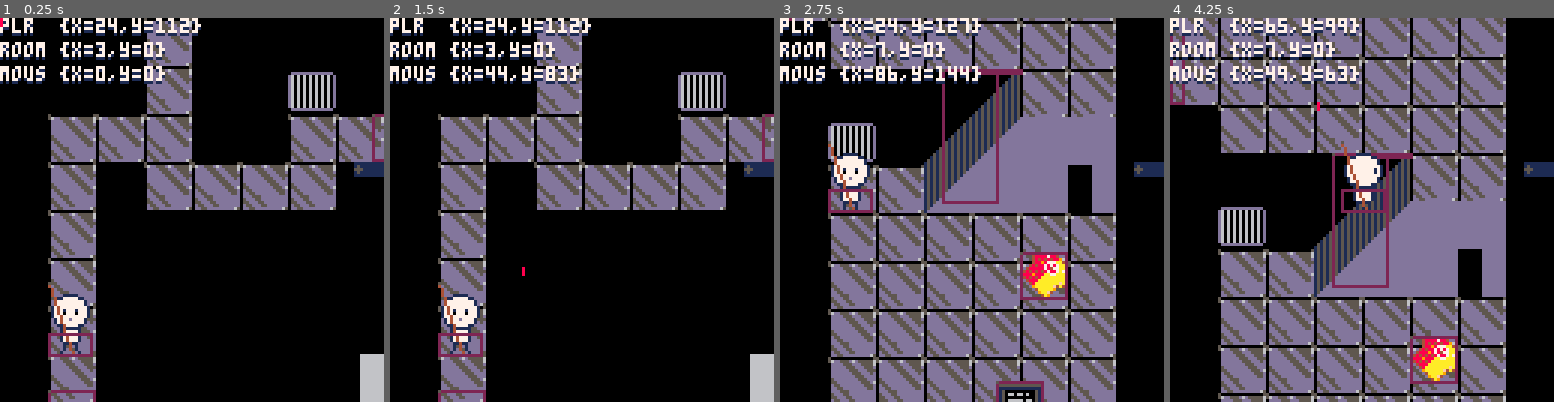
Above: before the commit, frames 1-4 (left to right).
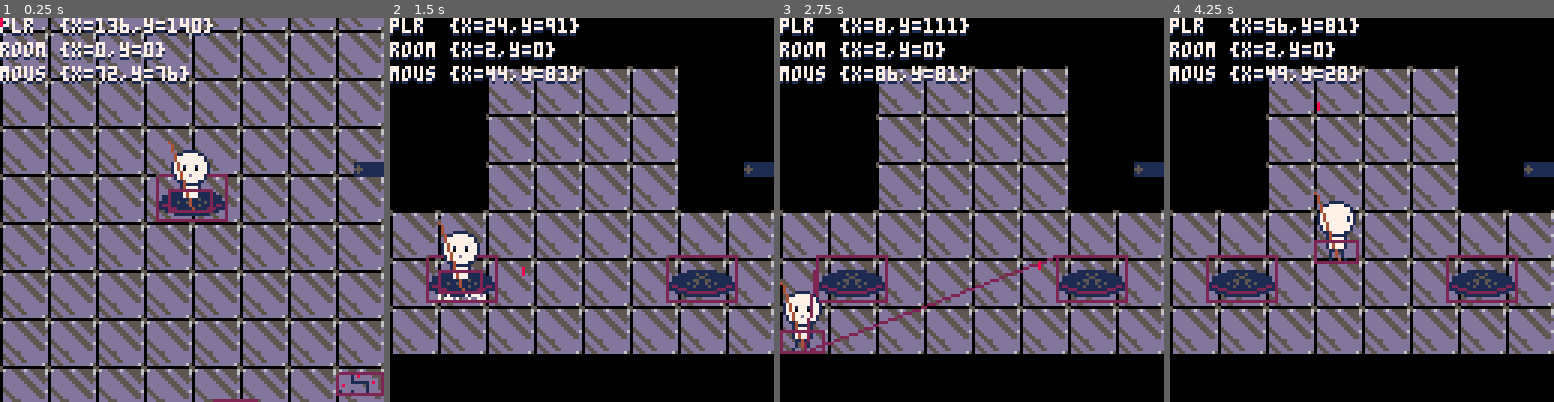
Above: after the commit, the same moments.

Repository: GiovanH/Pico8_Dev
Game: PICO-8 cartridge walkabout.p8
The game is run twice, just before and just after one commit, with the same random seed, the same clock (stepped at 60 frames per second) and the same inputs.
Inputs (mouse positions are in pixels of both pictures, inside the frame that each line leads up to):
- Up to frame 1 (0.25 s): no input
- Up to frame 2 (1.5 s): tap O (Z key) at 0.33, 0.7, 1.43 s; click (459, 121) at 0.67 s; tap X (X key) at 1.07 s; click (520, 267) at 1.22 s
- Up to frame 3 (2.75 s): click (975, 114) at 1.77 s; hold Left 1.97-2.37 s; tap X (X key) at 2.07, 2.4, 2.73 s; tap O (Z key) at 2.22 s; click (1037, 259) at 2.32 s; hold Down from 2.42 s (still down)
- Up to frame 4 (4.25 s): release Down at 2.82 s; click (1492, 106) at 2.87 s; hold Right 2.87-3.53 s; tap X (X key) every 0.33 s from 3.07 to 4.07 s; tap O (Z key) at 3.1, 3.98 s; click (1254, 256) at 3.42 s; hold Up 3.58-4.08 s; click (1315, 102) at 3.97 s; hold Right from 4.13 s (still down)

The runs differ from the first frame. In frame 1, 81% of the frame differs, in the area x 0-100%, y 0-100%; in frame 2, 52%; in frame 3, 54%; in frame 4, 65%.

Commit message:
Hallway door, particle test

Diff:
--- a/walkabout.p8
+++ b/walkabout.p8
@@ -285,6 +285,7 @@
 end
 function bbox:unpack() return self.x0, self.y0, self.x1, self.y1 end
 function bbox:overlaps(other)
+ if (other == nil) return false
  return self.x0 <= other.x1 and other.x0 <= self.x1 and self.y0 <= other.y1 and other.y0 <= self.y1
 end
 function bbox:within(other)
@@ -347,7 +348,7 @@
  if self.ttl and self.age >= self.ttl then
   self:destroy()
  end
- -- camera perspective
+ -- domain: camera perspective
  self.z = self.pos.y
 end
 function actor:destroy() self._doomed = true end
@@ -423,9 +424,9 @@
  self.vel, self.acc, self.ttl, self.col, self.z = ...
 end
 function particle:update()
- actor.update(self)
  self.vel += self.acc
  self.pos += self.vel
+ actor.update(self)
 end
 function particle:draw()
  pset(self.pos.x, self.pos.y, self.col)
@@ -733,6 +734,23 @@
   sfx(001)
   printh('portalled player to')
   printh(o_player.stage:relpos(o_player))
+
+  local grav = vec(0, 0.01)
+  for i = 0, 24 do
+   local spread = 8
+   local p = particle(
+     o_player.stage:relpos(o_player) + vec(rndr(-spread, spread), 4),
+     vec(rndr(-0.5, 0.5), rndr(-2.1, -1.7)), --vel
+     grav, -- acc
+     rndr(10, 15), -- ttl
+     7 -- col
+    )
+   function p:update()
+    particle.update(self)
+    self.z += (self.age)*4
+   end
+   cur_room:add(p)
+  end
  end
  return o_portal
 end
@@ -1080,6 +1098,20 @@
  o_player = t_player(v or vec(14, 72))
  cur_room:add(o_player)
 
+ greydoor = t_sign(vec(120, 32), 030, vec(15, 23))
+ function greydoor:interact(player)
+  if self.talkedto < 1 then
+   self.lines = {
+    "iT'S LOCKED. yOU CAN'T OPEN IT. oR, IT'S NOT LOCKED, AND YOU COULD OPEN THE DOOR. oR MAYBE SOMETHING ELSE. iS IT EVEN A DOOR?",
+    "yOU DON'T OPEN IT."
+   }
+  else
+   self.lines = {"tHE DOOR REEKS OF INDETERMINISM. "}
+  end
+  t_sign.interact(self, player)
+ end
+ cur_room:add(greydoor)
+
  cur_room:add(newtrig(vec(0, 56), vec(8, 31), room_lab, {
     facing='l',
     pos=vec(115, 208)
@@ -1245,7 +1276,6 @@
 function _init()
  prettify_map()
  room_complab()
- room_turbine()
 end
 
 function _update()
